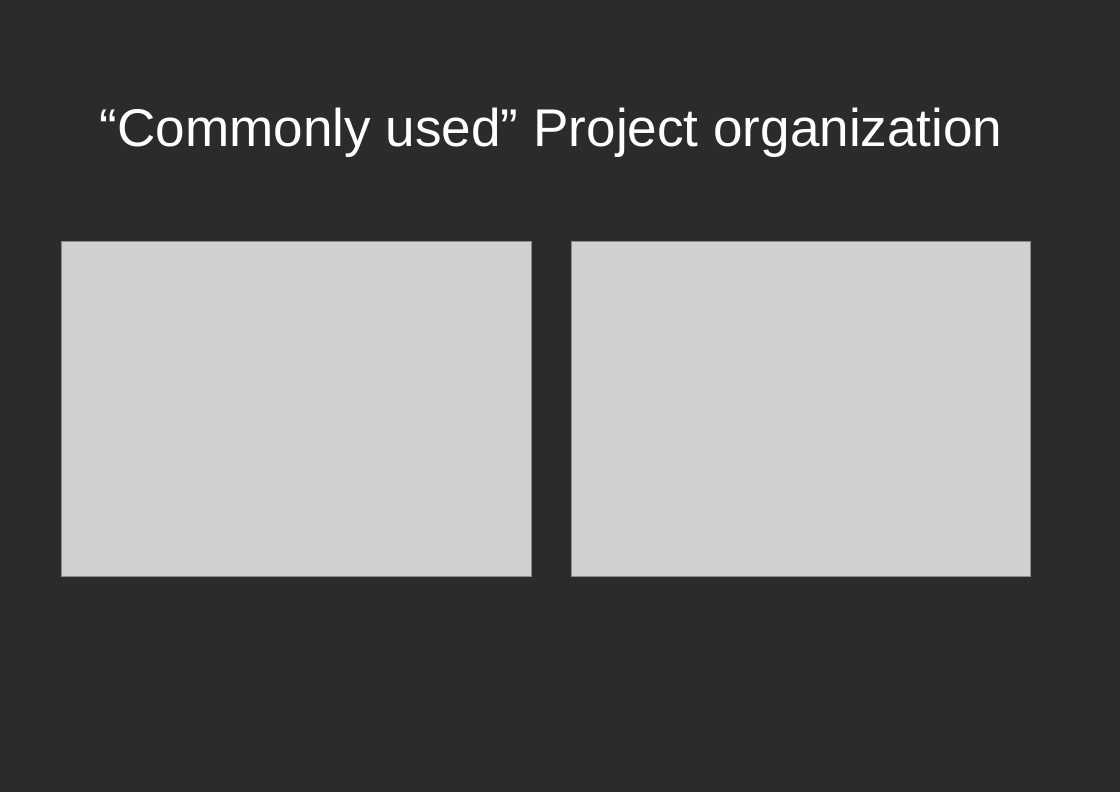
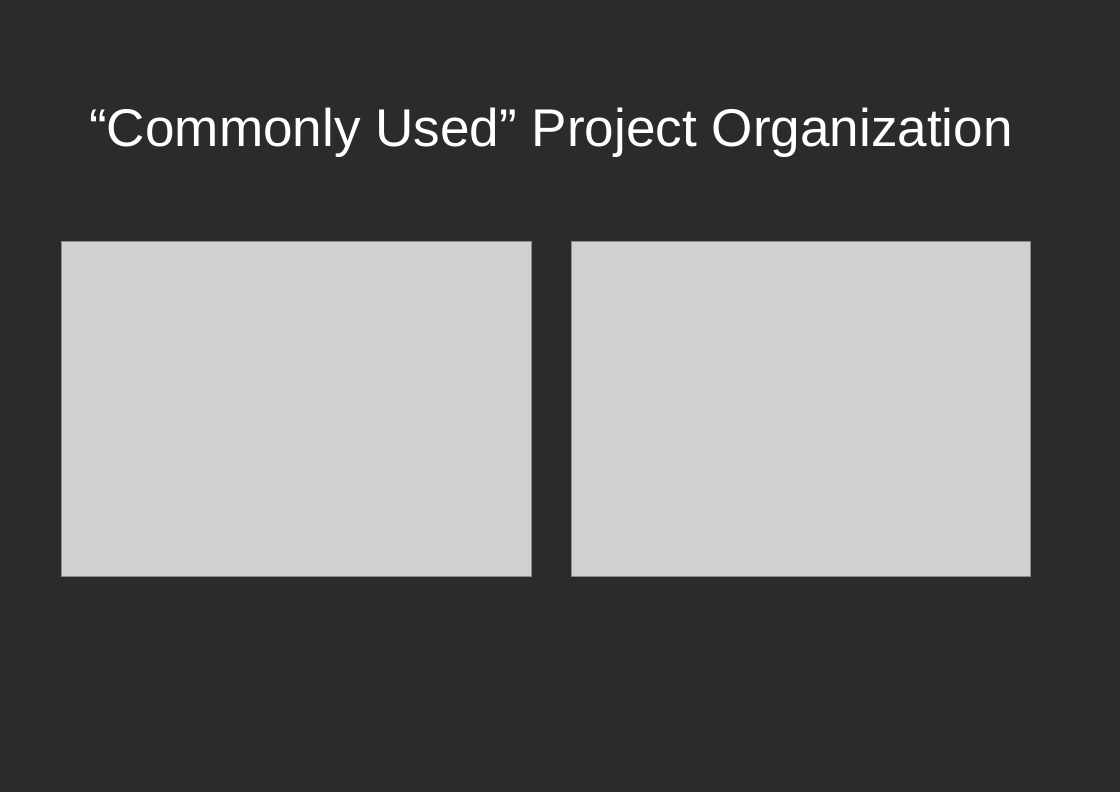
Before and after one commit to dodikk/iOS-articles, a slide deck: slide 4 of 3-iContiniousIntegration/ciPresentation.odp. Drawn at 1120x792 pixels with LibreOffice and Linux fonts; fonts in the diff are those of the drawing; grey boxes stand for pictures; background and template pictures are left out; a plain dark background stands for a picture behind light text. Boxes give left, top, right and bottom in pixels: in the first picture for what was removed or moved away, otherwise in the second. Text is boxed around its words. In the diff, an @@ line names an element or a change of style, - is before the commit and + after.

```diff
--- a/3-iContiniousIntegration/ciPresentation.odp
+++ b/3-iContiniousIntegration/ciPresentation.odp
@@ title at (89, 107, 1013, 157): text changed @@
-“Commonly used” Project organization
+“Commonly Used” Project Organization
```
Also in this commit, not shown: 22 other slides changed, 1 slide added, 1 slide removed, 2 other files.
